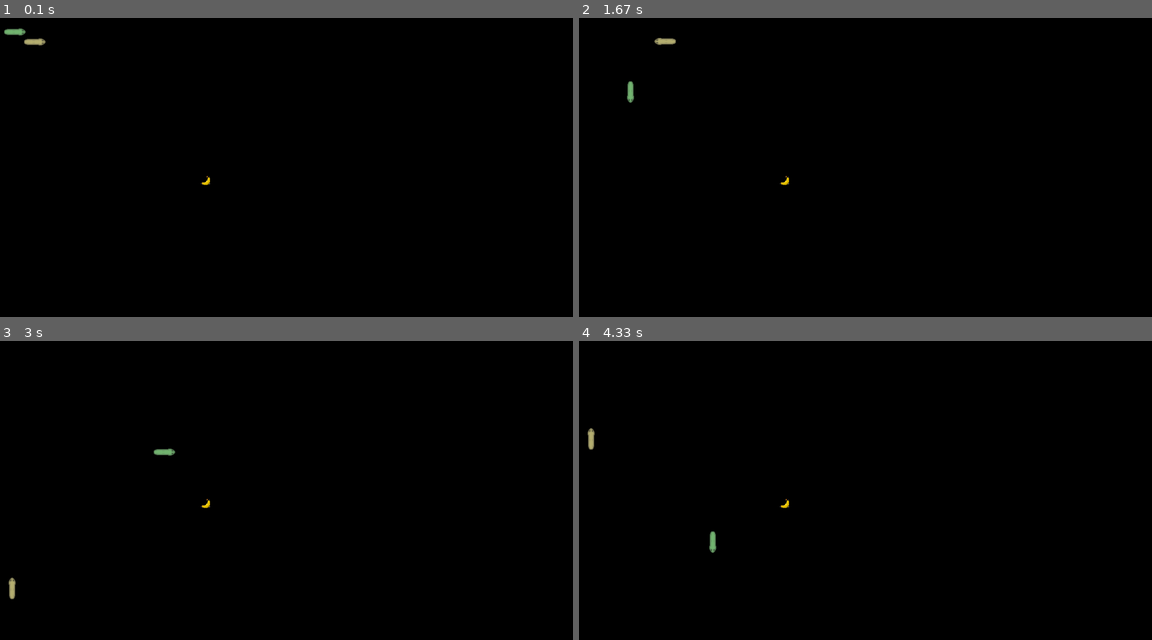
Above: before the commit, frames 1-4 (two rows, left to right).
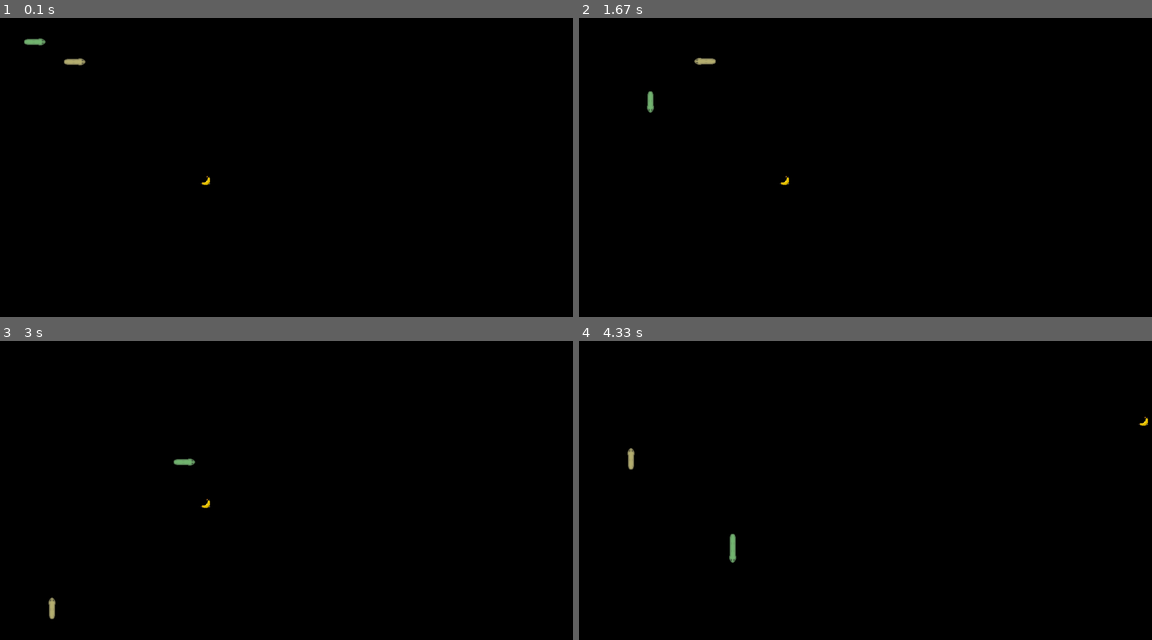
Above: after the commit, the same moments.

Repository: luciusvinicius/tpj_96123
Game: pygame game, started from p3 - snake/main.py
Two runs of this game, one before a commit and one after it. Both use one fixed random seed, a clock stepped at 60 frames per second and the inputs below.
Inputs:
- Up to frame 1 (0.1 s): no input
- Up to frame 2 (1.67 s): tap W at 0.33 s; tap S at 0.67 s; tap Left at 1 s
- Up to frame 3 (3 s): tap D at 1.83 s; tap Up at 2.17 s
- Up to frame 4 (4.33 s): tap S at 3, 3.73, 4.03, 4.23 s; tap A at 3.33 s; tap Up at 4.32 s

The runs differ from the first frame. In frame 1, 0.2% of the frame differs, in the area x 0-15%, y 3-16%; in frame 2, 0.3%; in frame 3, 0.3%; in frame 4, 0.4%, in the area x 1-100%, y 25-75%.

Commit message:
prototype and singleton

Diff:
--- a/p3 - snake/BodyPart.py
+++ b/p3 - snake/BodyPart.py
@@ -111,3 +111,6 @@
 
     def __str__(self):
         return f"BodyPart {self.id}: ({self.rect.x}, {self.rect.y})"
+
+    def clone(self, scale, speed):
+        return BodyPart(self.rect.x - self.rect.width * self.direction[0], self.rect.y - self.direction[1] * self.rect.height, self.direction, scale=scale, speed=speed)
--- /dev/null
+++ b/p3 - snake/EventHandlerSingleton.py
@@ -0,0 +1,12 @@
+from EventHandler import EventHandler
+
+
+class EventHandlerSingleton():
+    __instance = None
+
+    def __init__(self):
+        if EventHandlerSingleton.__instance is None:
+            EventHandlerSingleton.__instance = EventHandler()
+
+    def get(self):
+        return EventHandlerSingleton.__instance
--- a/p3 - snake/Food.py
+++ b/p3 - snake/Food.py
@@ -3,11 +3,12 @@
 from pygame.sprite import *
 
 from EventHandler import EventHandler
+from EventHandlerSingleton import EventHandlerSingleton
 
 IMG_URL = "./sprites/banana.png"
 
 class Food(Sprite):
-    def __init__(self, WIDTH, HEIGHT, SCALE=1, event_handler=EventHandler()):
+    def __init__(self, WIDTH, HEIGHT, SCALE=1):
         Sprite.__init__(self)
         self.WIDTH = WIDTH
         self.HEIGHT = HEIGHT
@@ -15,7 +16,7 @@
         self.img_scale = SCALE * 1.5
         picture = image.load(IMG_URL)
         picture = transform.scale(picture, (self.img_scale, self.img_scale)) # scale
-        self.event_handler = event_handler
+        self.event_handler = EventHandlerSingleton().get()
         self.event_handler.registry(self)
         self.image = picture.convert_alpha()
         self.rect = None
@@ -38,3 +39,6 @@
     def listen(self, event, args):
         if event == "snake_eat":
             self.change_position()
+
+    def clone(self):
+        return Food(self.WIDTH, self.HEIGHT, self.SCALE, self.event_handler)
--- a/p3 - snake/Snake.py
+++ b/p3 - snake/Snake.py
@@ -5,6 +5,7 @@
 from Command import Down, Left, Right, Up
 from BodyPart import BodyPart
 from EventHandler import EventHandler
+from EventHandlerSingleton import EventHandlerSingleton
 from Food import Food
 
 BASE_DIR = "./sprites"
@@ -32,7 +33,8 @@
 
 class Snake(Sprite):
     counter = 1
-    def __init__(self, x, y, scale=0, length = 3, speed=1, direction = (1, 0), color="green", eventHandler=EventHandler()):
+    def __init__(self, x, y, scale=0, length = 3, speed=1, direction = (1, 0), color="green"):
+        event_handler = EventHandlerSingleton().get()
         self.length = 1
         self.root = BodyPart(x, y, direction, scale=scale, speed=speed)
         self.speed = speed
@@ -47,7 +49,7 @@
         for command in self.commands:
             self.commands[command] = self.commands[command](self)
 
-        self.event_handler = eventHandler
+        self.event_handler = event_handler
         self.event_handler.registry(self)
         self.id = self.__class__.counter
         self.__class__.counter += 1
@@ -66,8 +68,8 @@
 
     def add_part(self):
         print(f"Added Part, Length = {self.length}")
-        bp = BodyPart(self.last.rect.x - self.last.rect.width * self.last.direction[0], self.last.rect.y - self.last.direction[1] * self.last.rect.height, self.last.direction, scale=self.scale, speed=self.speed)
-
+        # bp = BodyPart(self.last.rect.x - self.last.rect.width * self.last.direction[0], self.last.rect.y - self.last.direction[1] * self.last.rect.height, self.last.direction, scale=self.scale, speed=self.speed)
+        bp = self.last.clone(speed=self.speed, scale=self.scale)
         bp.prev = self.last
         self.last.next = bp
         self.last = bp
--- a/p3 - snake/main.py
+++ b/p3 - snake/main.py
@@ -3,6 +3,7 @@
 import pygame
 import random
 from EventHandler import EventHandler
+from EventHandlerSingleton import EventHandlerSingleton
 
 from Food import Food
 
@@ -19,11 +20,13 @@
 
 display = pygame.display.set_mode((SCALE * WIDTH, SCALE * HEIGHT))
 clock = pygame.time.Clock()
-event_handler = EventHandler()
+event_handler = EventHandlerSingleton()
 LENGTH = 3
-snakes = [Snake((i+1)*40, (i+1)*20, SCALE, LENGTH, SPEED, color=COLORS[i%len(COLORS)], eventHandler=event_handler) for i in range(NUM_PLAYERS)]
 
-food = Food(WIDTH, HEIGHT, SCALE, event_handler=event_handler)
+handler = event_handler.get()
+snakes = [Snake((i+1)*80, (i+1)*40, SCALE, LENGTH, SPEED, color=COLORS[i%len(COLORS)]) for i in range(NUM_PLAYERS)]
+
+food = Food(WIDTH, HEIGHT, SCALE)
 GAME_EVENT = pygame.event.custom_type()
 
 running = True
@@ -48,9 +51,7 @@
         body_part = snake.root
 
         if snake.collides_with(food):
-            event_handler.notify("snake_eat", snake.id)
-            # snake.add_part()
-            # food.change_position()
+            handler.notify("snake_eat", snake.id)
 
         # if snake.crashes_into_wall(WIDTH, HEIGHT):
         #     print("Snake crashed against the wall")
